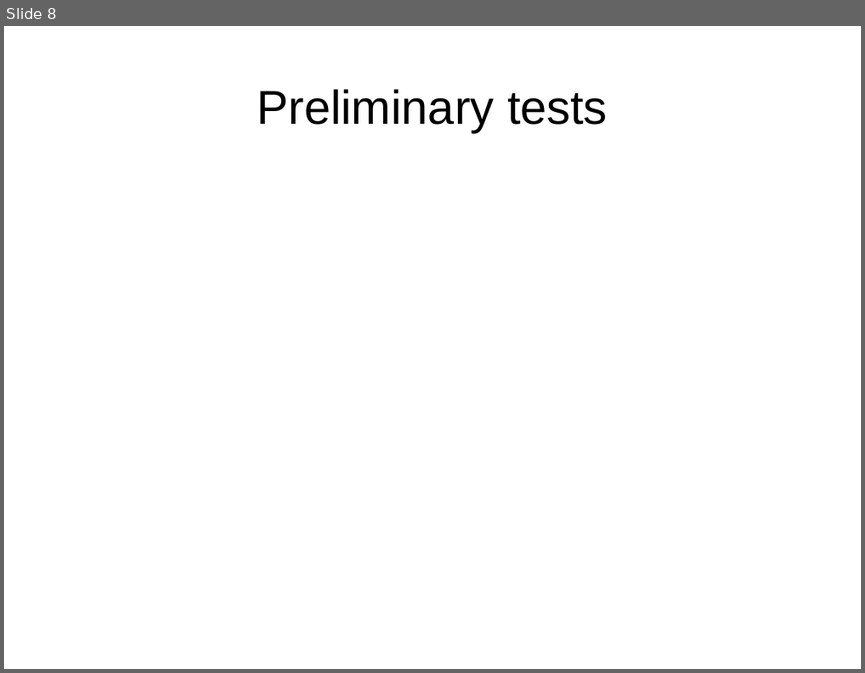
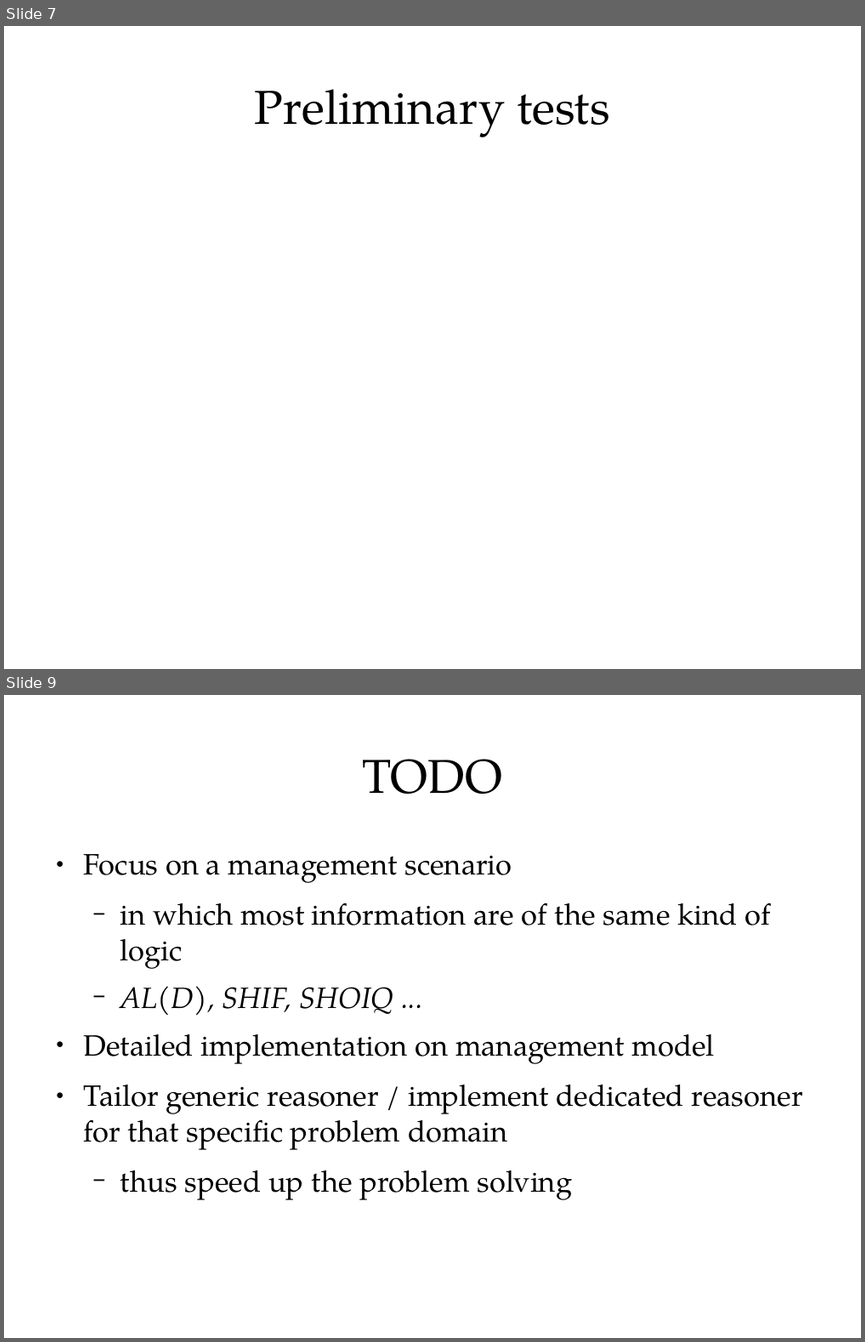
Before and after one commit to ShiZhan/fs-crawler, a slide deck: doc/oam.odp. Shown one above the other, each under a label of ours: slide 8 before the commit, slides 7 and 9 after it; the slides between them are not shown. The pictures are 865x673 and 865x1342 pixels, drawn with LibreOffice and Linux fonts; fonts in the diff are those of the drawing. Boxes give left, top, right and bottom in pixels: in the first picture for what was removed or moved away, otherwise in the second. Text is boxed around its words. In the diff, an @@ line names an element or a change of style, - is before the commit and + after.

```diff
--- a/doc/oam.odp
+++ b/doc/oam.odp
@@ slide 9 added at [4,695,861,1338], background #FFFFFF @@
@@ title added at [363,759,502,794], 44 pt, text #000000 @@
+TODO
@@ text added at [84,854,802,1200], 27.2 pt, text #000000 @@
+● Focus on a management scenario
+  − in which most information are of the same kind of logic
+  − AL(D), SHIF, SHOIQ ...
+● Detailed implementation on management model
+● Tailor generic reasoner / implement dedicated reasoner for that specific problem domain
+  − thus speed up the problem solving
@@ what was slide 8 is now slide 7 @@
@@ slide 7 changed as well @@
@@ title "Preliminary tests" at [255,89,610,137]: font Arial to TeX Gyre Pagella @@
```
Also in this commit, not shown: 5 other slides changed, 2 other slides added, 4 slides removed.
